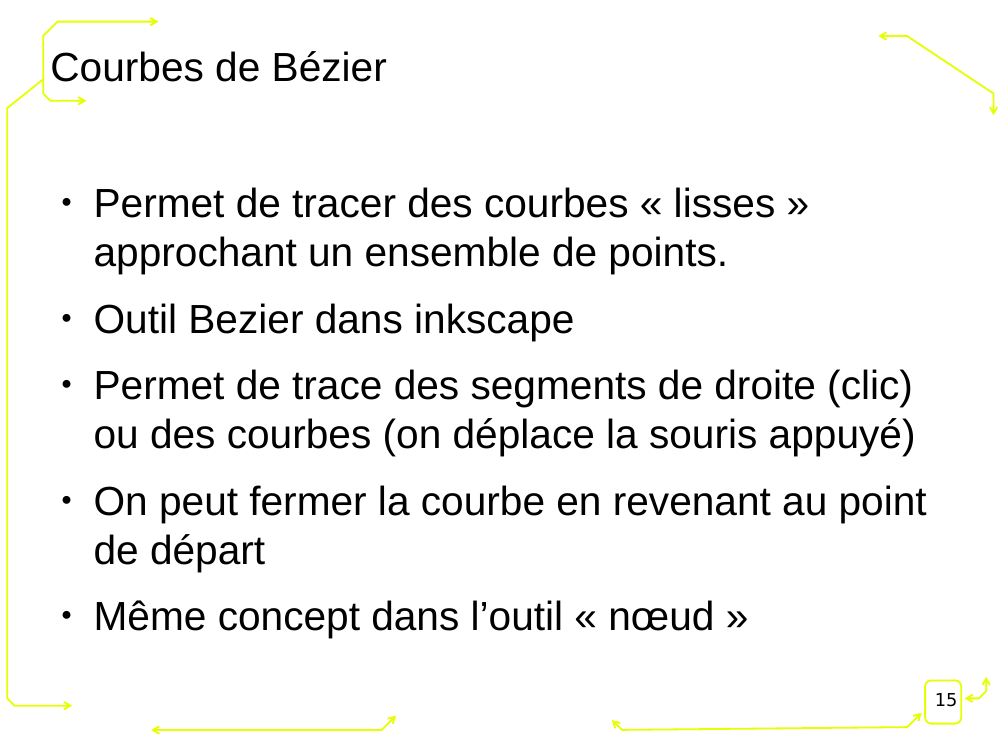
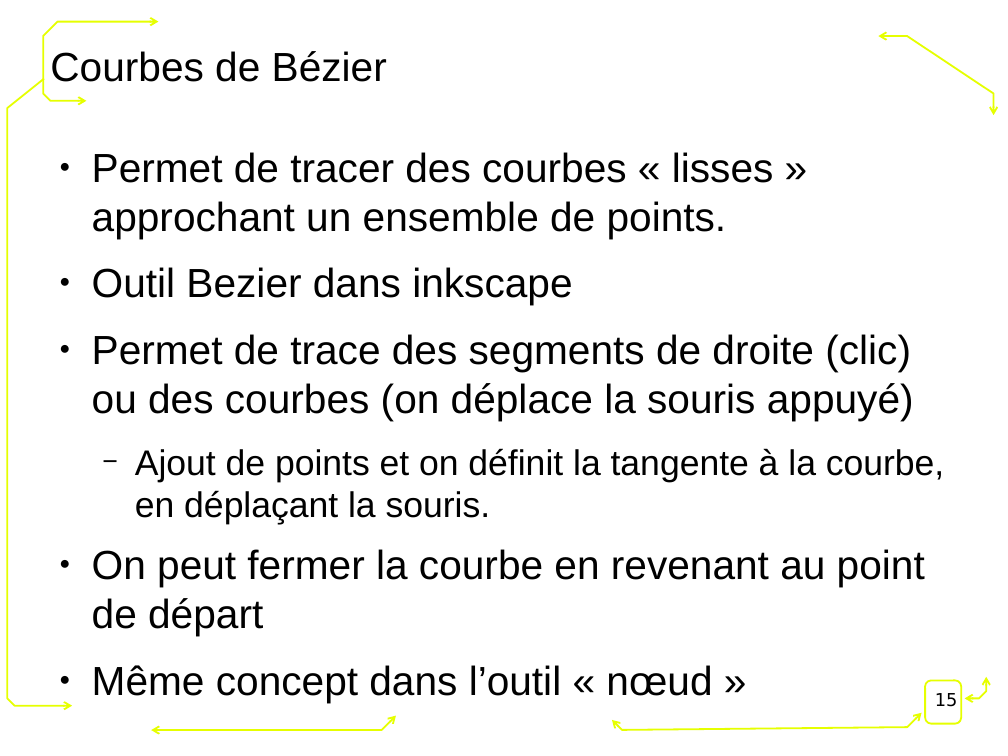
Before and after one commit to FablabLannion/Formation-Fondation-Orange, a slide deck: slide 15 of conception2D.odp. Drawn at 1008x756 pixels with LibreOffice and Linux fonts; fonts in the diff are those of the drawing; background and template pictures are left out. Boxes give left, top, right and bottom in pixels: in the first picture for what was removed or moved away, otherwise in the second. Text is boxed around its words. In the diff, an @@ line names an element or a change of style, - is before the commit and + after.

```diff
--- a/conception2D.odp
+++ b/conception2D.odp
@@ text "Permet de tracer des courbes ...": place and size @@
-text "Permet de tracer des courbes ..." at [94, 187, 927, 638]
+text "Permet de tracer des courbes ..." at [92, 152, 944, 703]
@@ text at [135, 448, 944, 525]: paragraph added @@
+  − Ajout de points et on définit la tangente à la courbe, en déplaçant la souris.
```
Also in this commit, not shown: 6 other slides changed.
